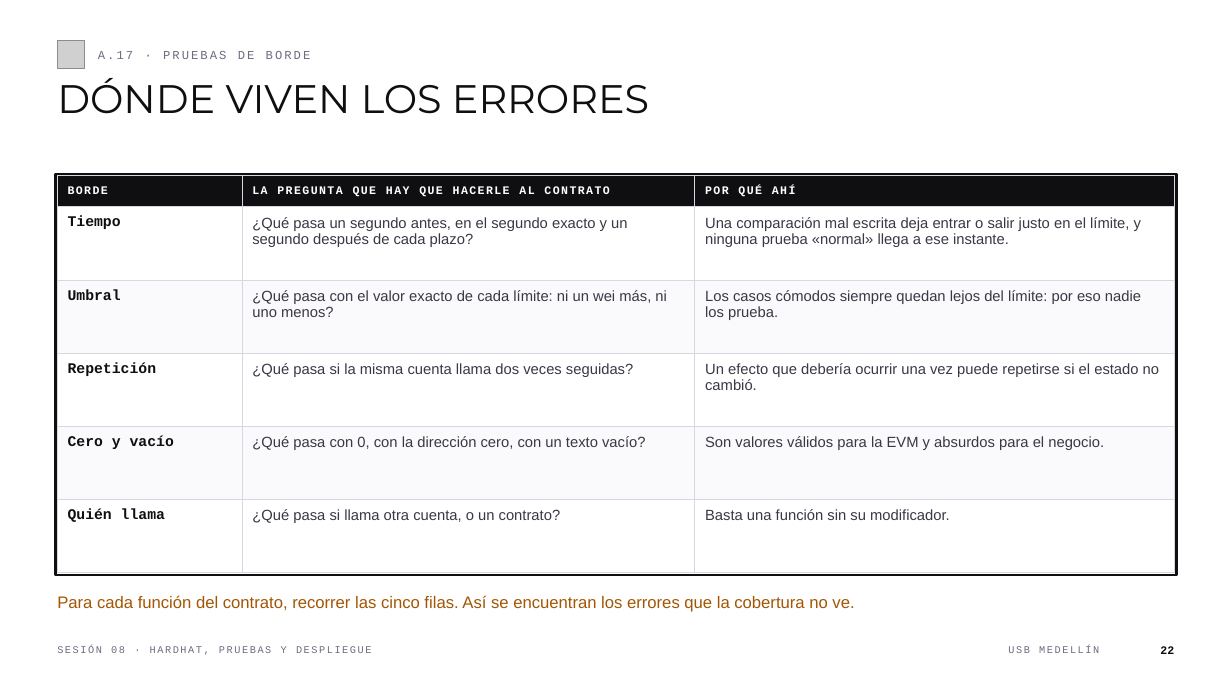
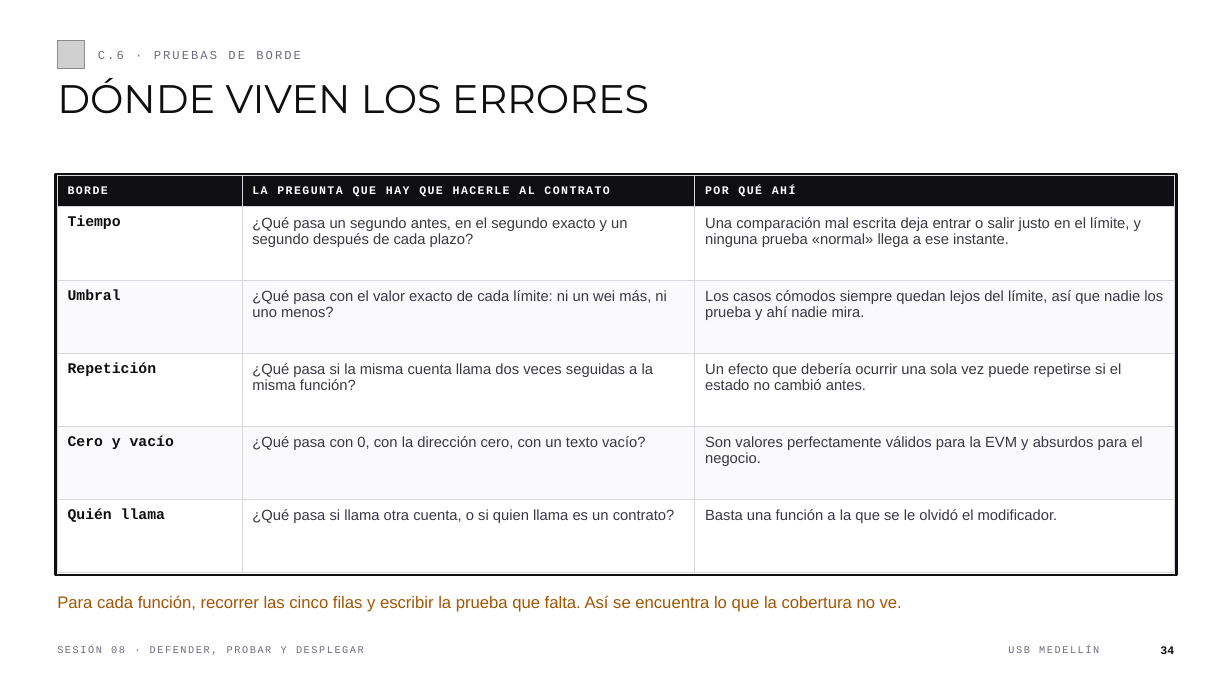
Before and after one commit to andresdapena81/curso-blockchain-web3-usb, a slide deck: slide 34 of material/Sesion-08-Blockchain-Web3.pptx (slide 22 before the commit). Drawn at 1232x693 pixels with LibreOffice and Linux fonts; fonts in the diff are those of the drawing; grey boxes stand for pictures. Boxes give left, top, right and bottom in pixels: in the first picture for what was removed or moved away, otherwise in the second. Text is boxed around its words. In the diff, an @@ line names an element or a change of style, - is before the commit and + after.

```diff
--- a/material/Sesion-08-Blockchain-Web3.pptx
+++ b/material/Sesion-08-Blockchain-Web3.pptx
@@ text at (98, 51, 301, 59): text changed @@
-A.17 · PRUEBAS DE BORDE
+C.6 · PRUEBAS DE BORDE
@@ table at (57, 176, 1175, 527) @@
-row 3, column 3: Los casos cómodos siempre quedan lejos del límite: por eso nadie los prueba.
+row 3, column 3: Los casos cómodos siempre quedan lejos del límite, así que nadie los prueba y ahí nadie mira.
-row 4, column 2: ¿Qué pasa si la misma cuenta llama dos veces seguidas?
+row 4, column 2: ¿Qué pasa si la misma cuenta llama dos veces seguidas a la misma función?
-row 4, column 3: Un efecto que debería ocurrir una vez puede repetirse si el estado no cambió.
+row 4, column 3: Un efecto que debería ocurrir una sola vez puede repetirse si el estado no cambió antes.
-row 5, column 3: Son valores válidos para la EVM y absurdos para el negocio.
+row 5, column 3: Son valores perfectamente válidos para la EVM y absurdos para el negocio.
-row 6, column 2: ¿Qué pasa si llama otra cuenta, o un contrato?
+row 6, column 2: ¿Qué pasa si llama otra cuenta, o si quien llama es un contrato?
-row 6, column 3: Basta una función sin su modificador.
+row 6, column 3: Basta una función a la que se le olvidó el modificador.
@@ text at (57, 595, 902, 612): text changed @@
-Para cada función del contrato, recorrer las cinco filas. Así se encuentran los errores que la cobertura no ve.
+Para cada función, recorrer las cinco filas y escribir la prueba que falta. Así se encuentra lo que la cobertura no ve.
@@ text at (57, 646, 364, 655): text changed @@
-SESIÓN 08 · HARDHAT, PRUEBAS Y DESPLIEGUE
+SESIÓN 08 · DEFENDER, PROBAR Y DESPLEGAR
@@ text at (1160, 646, 1174, 654): text changed @@
-22
+34
```
Also in this commit, not shown: 29 other slides changed, 27 slides added, 13 slides removed, 2 other files.
